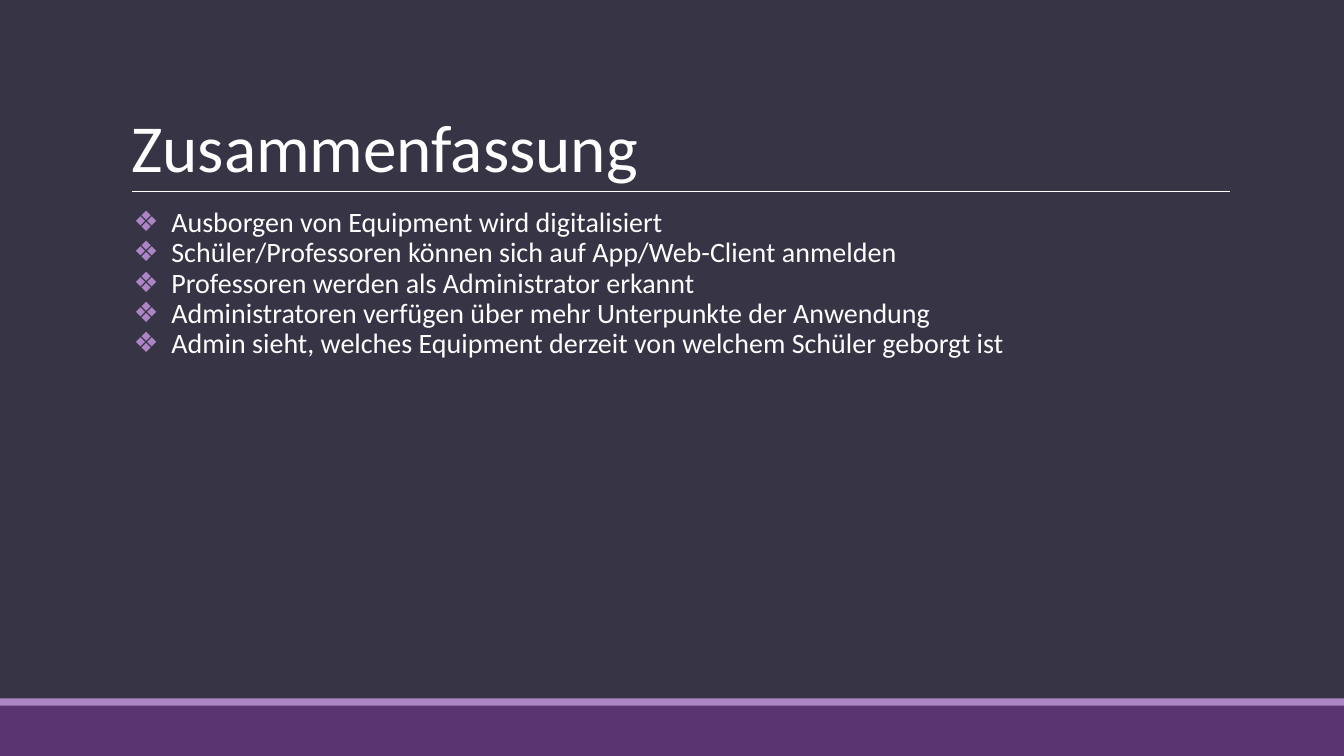
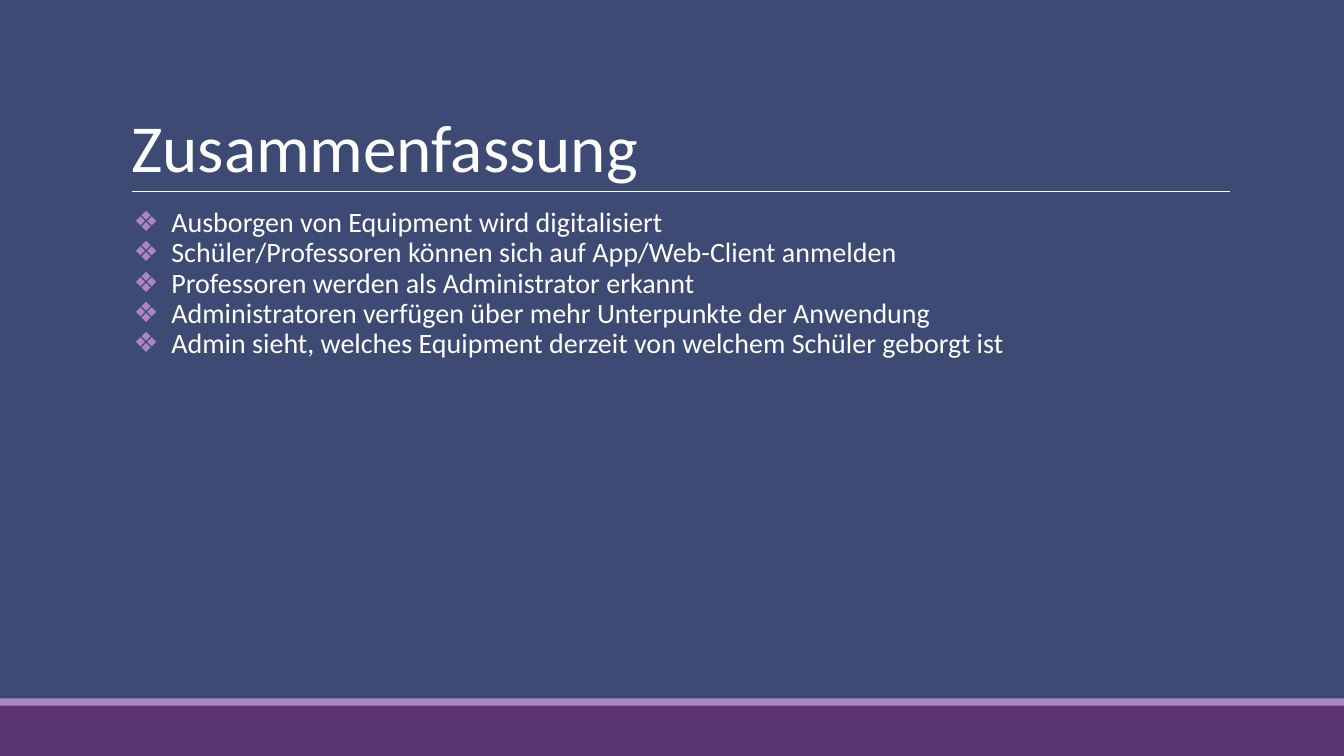
Before and after one commit to nicospacez/equipment-verleih, a slide deck: slide 2 of Equipmentverleih.pptx. Drawn at 1344x756 pixels with LibreOffice and Linux fonts; fonts in the diff are those of the drawing. Boxes give left, top, right and bottom in pixels: in the first picture for what was removed or moved away, otherwise in the second. Text is boxed around its words. In the diff, an @@ line names an element or a change of style, - is before the commit and + after.

```diff
--- a/Equipmentverleih.pptx
+++ b/Equipmentverleih.pptx
@@ background #373545 to #3D4A73 @@
```
Also in this commit, not shown: 13 other slides changed, 1 slide added.
